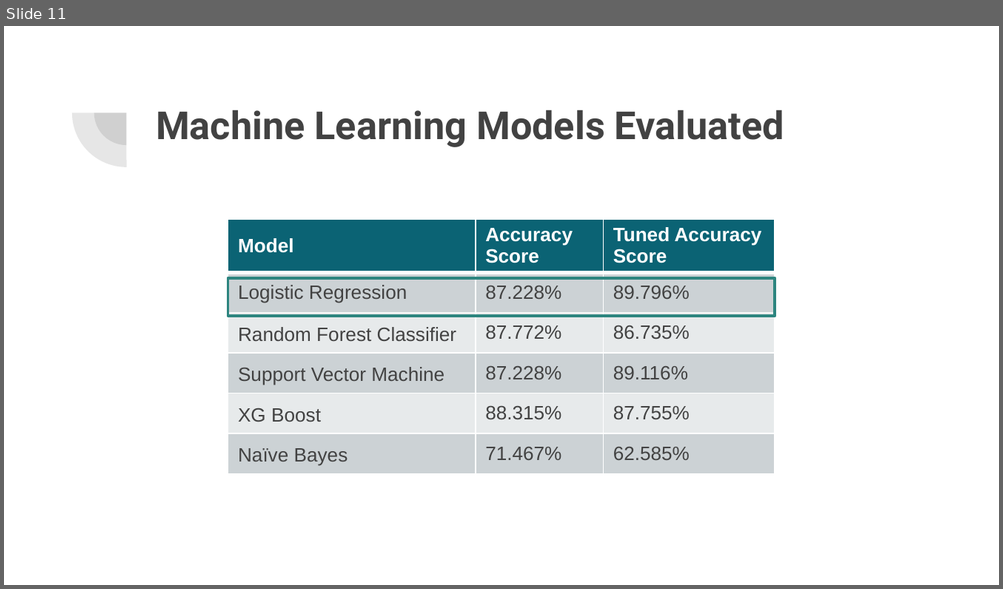
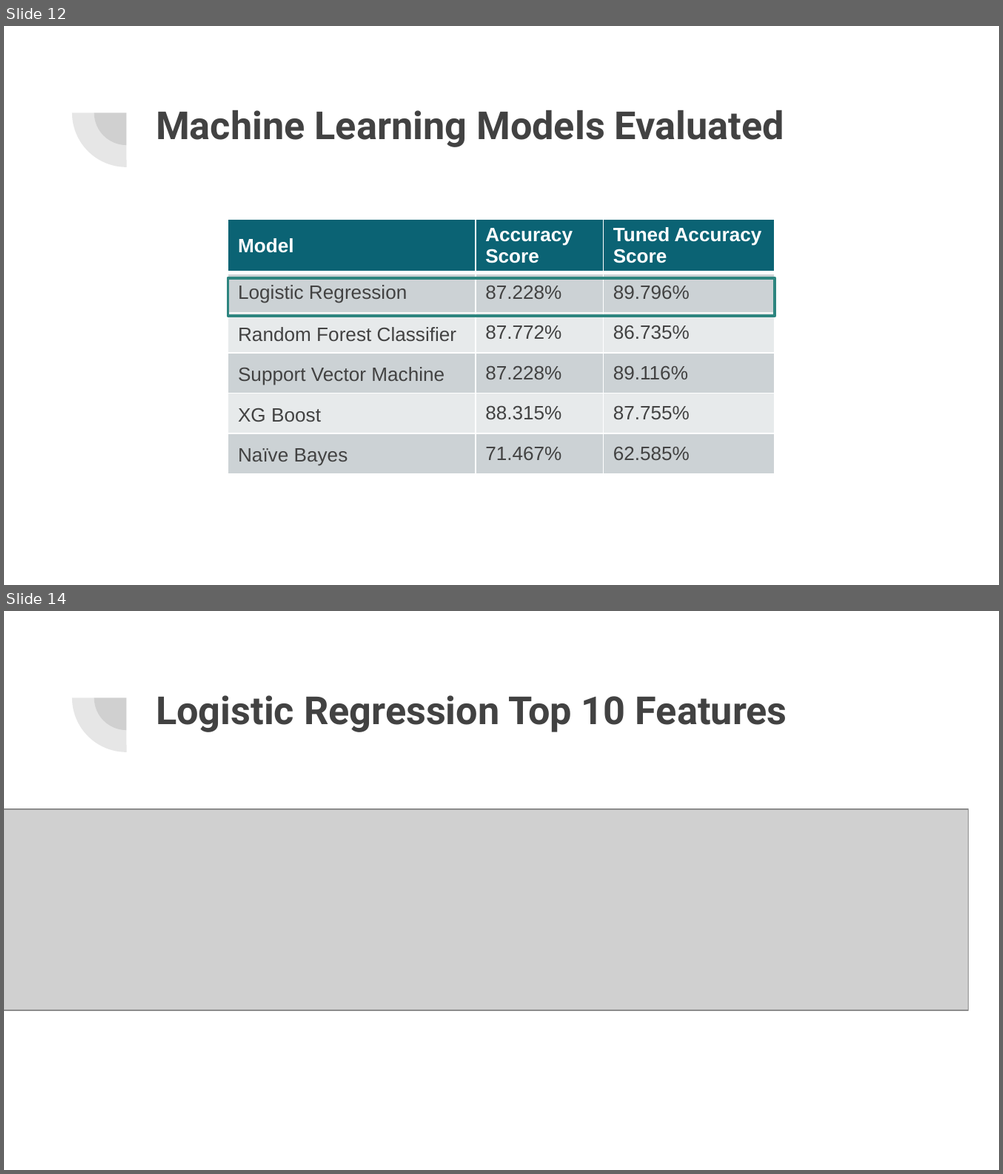
Before and after one commit to lykkelig/Group6_Final_Project, a slide deck: Presentation/Final Project Presentation.pptx. Shown one above the other, each under a label of ours: slide 11 before the commit, slides 12 and 14 after it; the slides between them are not shown. The pictures are 1003x589 and 1003x1174 pixels, drawn with LibreOffice and Linux fonts; fonts in the diff are those of the drawing; grey boxes stand for pictures. Boxes give left, top, right and bottom in pixels: in the first picture for what was removed or moved away, otherwise in the second. Text is boxed around its words. In the diff, an @@ line names an element or a change of style, - is before the commit and + after.

```diff
--- a/Presentation/Final Project Presentation.pptx
+++ b/Presentation/Final Project Presentation.pptx
@@ slide 14 added at <box>4,611,999,1170</box>, background #FFFFFF; not listed: 2 template elements that a slide beside it also shows @@
@@ title added at <box>156,695,787,732</box>, 28 pt, text #424242, bold @@
+Logistic Regression Top 10 Features
@@ picture added at <box>4,809,967,1010</box> @@
@@ what was slide 11 is now slide 12 @@
```
Also in this commit, not shown: 8 slides changed, 2 other slides added, 3 slides removed, 2 other files.
